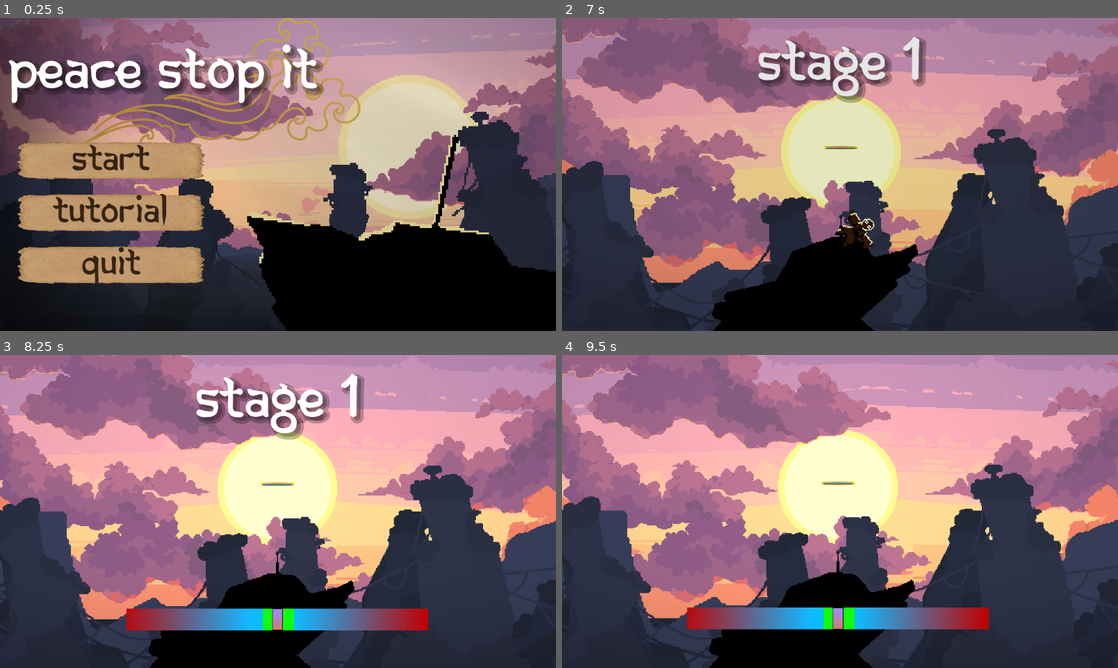
Above: before the commit, frames 1-4 (two rows, left to right).
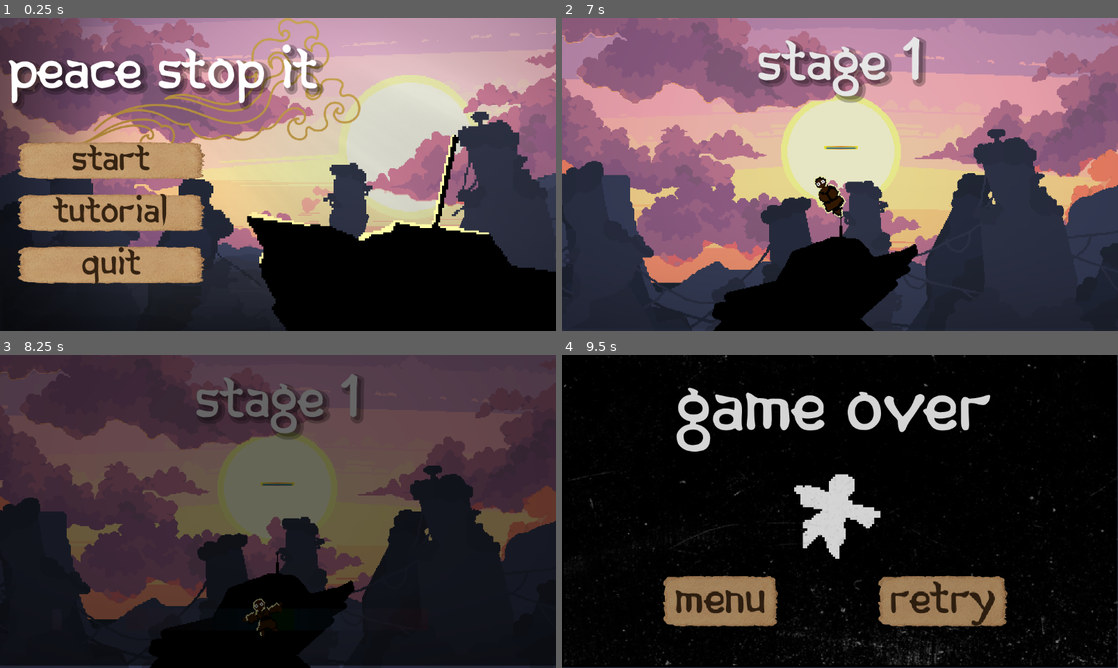
Above: after the commit, the same moments.

Repository: BluePolar282/Jame-Gam-58-2
Game: Godot game, scene res://Jame-Gam-58/UI/scenes/main_manu.tscn
The game is run twice, just before and just after one commit, with the same random seed, the same clock (stepped at 60 frames per second) and the same inputs.
Inputs (mouse positions are in pixels of both pictures, inside the frame that each line leads up to):
- Up to frame 1 (0.25 s): no input
- Up to frame 2 (7 s): click "Start" at 0.5 s; click "Start" at 1.25 s; tap Enter at 2 s; move the mouse to (867, 174) at 2.02 s; hold W (up) 2.03-4.25 s; move the mouse to (812, 174) at 2.77 s; move the mouse to (851, 168) at 3.52 s; click "Menu" at 4.25 s; click "Retry" at 5 s; click "Retry" at 5.75 s; move the mouse to (834, 180) at 6.52 s; hold W (up) from 6.53 s (still down)
- Up to frame 3 (8.25 s): keep holding W (up); move the mouse to (316, 514) at 7.27 s; tap B (debug) at 7.9 s; move the mouse to (233, 508) at 8.02 s
- Up to frame 4 (9.5 s): release W (up) at 8.75 s; click (940, 602) at 8.75 s, where only the run after the commit has a clickable "Retry"

The runs differ from the first frame. In frame 1, 24% of the frame differs, in the area x 38-100%, y 0-79%; in frame 2, 0.8%; in frame 3, 94%; in frame 4, 95%, in the area x 0-100%, y 0-100%.

Commit message:
added reset
it was actually pretty easy

Diff:
--- a/Jame-Gam-58/UI/scenes/endscreen.tscn
+++ b/Jame-Gam-58/UI/scenes/endscreen.tscn
@@ -64,7 +64,6 @@
 texture = ExtResource("3_oxdoe")
 
 [node name="Label" type="Label" parent="CanvasLayer"]
-anchors_preset = -1
 offset_left = 170.0
 offset_top = 32.0
 offset_right = 957.0
--- a/Jame-Gam-58/UI/scenes/main_manu.tscn
+++ b/Jame-Gam-58/UI/scenes/main_manu.tscn
@@ -10,6 +10,7 @@
 [ext_resource type="Texture2D" uid="uid://ftdbbuwll7du" path="res://Jame-Gam-58/UI/assets/main-menu-rock.png" id="6_ftvnr"]
 [ext_resource type="Texture2D" uid="uid://34m50dj66vc" path="res://Jame-Gam-58/Utilities/assets/Black-Fade-PNG-Isolated-File.png" id="6_tch6l"]
 [ext_resource type="Texture2D" uid="uid://7hfh2nu208lj" path="res://Jame-Gam-58/UI/assets/sun-rays-ray-png-transparent-ray-images-pluspng-31.png" id="7_ev5ed"]
+[ext_resource type="Script" path="res://Jame-Gam-58/Utilities/scripts/point_light_2d.gd" id="9_o3gcs"]
 [ext_resource type="Texture2D" uid="uid://bhdh2t1fvog6v" path="res://Jame-Gam-58/UI/assets/chinese-cloud-gold-outline-png.webp" id="11_rhy0b"]
 [ext_resource type="LabelSettings" uid="uid://cv60yr3d4fomp" path="res://Jame-Gam-58/UI/scripts/main_manu.tres" id="12_3n1uf"]
 [ext_resource type="Theme" uid="uid://ca38i25koq3bw" path="res://Jame-Gam-58/UI/scripts/button-theme.tres" id="13_17lr7"]
@@ -74,6 +75,15 @@
 position = Vector2(704.977, 403.956)
 scale = Vector2(0.956962, 1.08955)
 texture = ExtResource("7_ev5ed")
+
+[node name="PointLight2D" type="PointLight2D" parent="."]
+position = Vector2(845, 281)
+scale = Vector2(1.64507, 1.56412)
+color = Color(1, 0.911601, 0.668853, 1)
+energy = 0.4
+texture = ExtResource("3_ygcqj")
+texture_scale = 0.71
+script = ExtResource("9_o3gcs")
 
 [node name="rock" type="Parallax2D" parent="."]
 scroll_scale = Vector2(0.7, 0.7)
--- a/Jame-Gam-58/UI/scripts/endscreen.gd
+++ b/Jame-Gam-58/UI/scripts/endscreen.gd
@@ -3,6 +3,8 @@
 
 # Called when the node enters the scene tree for the first time.
 func _ready() -> void:
+	Input.mouse_mode = Input.MOUSE_MODE_VISIBLE
+
 	if Globals.won == true:
 		$CanvasLayer/HBoxContainer.visible = false
 		$CanvasLayer/death.visible = false
@@ -17,23 +19,19 @@
 		tween.tween_property($CanvasLayer/Label2, "modulate:a", 1.0, 0.5)
 		tween.tween_property($CanvasLayer/return, "modulate:a", 1.0, 0.5)
 
-
-
-
 	elif Globals.lost == true:
 		$CanvasLayer/HBoxContainer.visible = true
 		$"CanvasLayer/inner-peace".visible= false
 		$CanvasLayer/death.visible
 		$CanvasLayer/Label.text = "game over"
 
-
 func _on_menu_pressed() -> void:
 	Transition.transition()
 	await Transition.transition_finished
 	get_tree().change_scene_to_file("res://Jame-Gam-58/UI/scenes/main_manu.tscn")
 
-
 func _on_retry_pressed() -> void:
+	Globals.reset()
 	Transition.transition()
 	await Transition.transition_finished
 	get_tree().change_scene_to_file("res://Jame-Gam-58/Utilities/scenes/main_scene.tscn")
--- a/Jame-Gam-58/Utilities/scenes/main_scene.tscn
+++ b/Jame-Gam-58/Utilities/scenes/main_scene.tscn
@@ -192,7 +192,7 @@
 position = Vector2(3, -39)
 scale = Vector2(1.64507, 1.56412)
 color = Color(1, 0.911601, 0.668853, 1)
-energy = 0.15
+energy = 0.25
 texture = ExtResource("2_ko6oc")
 texture_scale = 0.71
 script = ExtResource("4_40aq8")
--- a/Jame-Gam-58/Utilities/scripts/globals.gd
+++ b/Jame-Gam-58/Utilities/scripts/globals.gd
@@ -78,12 +78,13 @@
 	print(stage)
 	await start_stage_timer()
 
-	inner_peace.emit()
-	won = true
-	await get_tree().create_timer(2).timeout
-	Transition.transition()
-	await Transition.transition_finished
-	get_tree().change_scene_to_file("res://Jame-Gam-58/UI/scenes/endscreen.tscn")
+	if !lost:
+		inner_peace.emit()
+		won = true
+		await get_tree().create_timer(2).timeout
+		Transition.transition()
+		await Transition.transition_finished
+		get_tree().change_scene_to_file("res://Jame-Gam-58/UI/scenes/endscreen.tscn")
 
 func _game_is_over():
 	lost = true
@@ -94,3 +95,18 @@
 
 func add_time():
 	time_left += 5
+
+func reset():
+
+	current_dir = "."
+	HEALTH = 10
+	tilt = 0
+	is_debug_on = false
+	on_cooldown = false
+	stage = 1
+
+	won = false
+	lost = false
+	in_main_scene = false
+	tower_hit = false
+	set_time = 5
--- a/project.godot
+++ b/project.godot
@@ -81,6 +81,8 @@
 [rendering]
 
 textures/canvas_textures/default_texture_filter=3
+renderer/rendering_method="gl_compatibility"
+renderer/rendering_method.mobile="gl_compatibility"
 textures/decals/filter=0
 textures/light_projectors/filter=0
 environment/defaults/default_clear_color=Color(0.12038, 0.1577, 0.208848, 1)
Not shown: 1 places in Jame-Gam-58/UI/scenes/main_manu.tscn that only renumber resources
Not shown: 1 places in Jame-Gam-58/UI/scripts/button-theme.tres that only renumber resources
